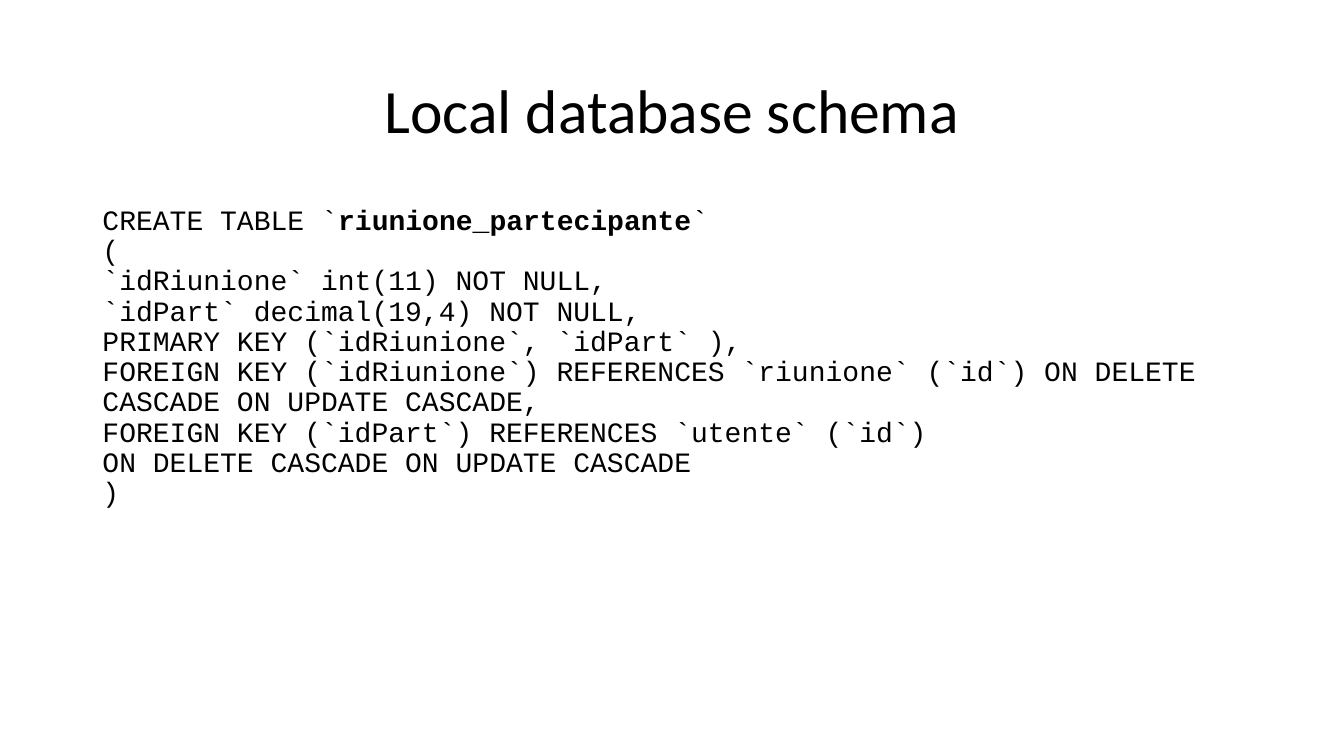
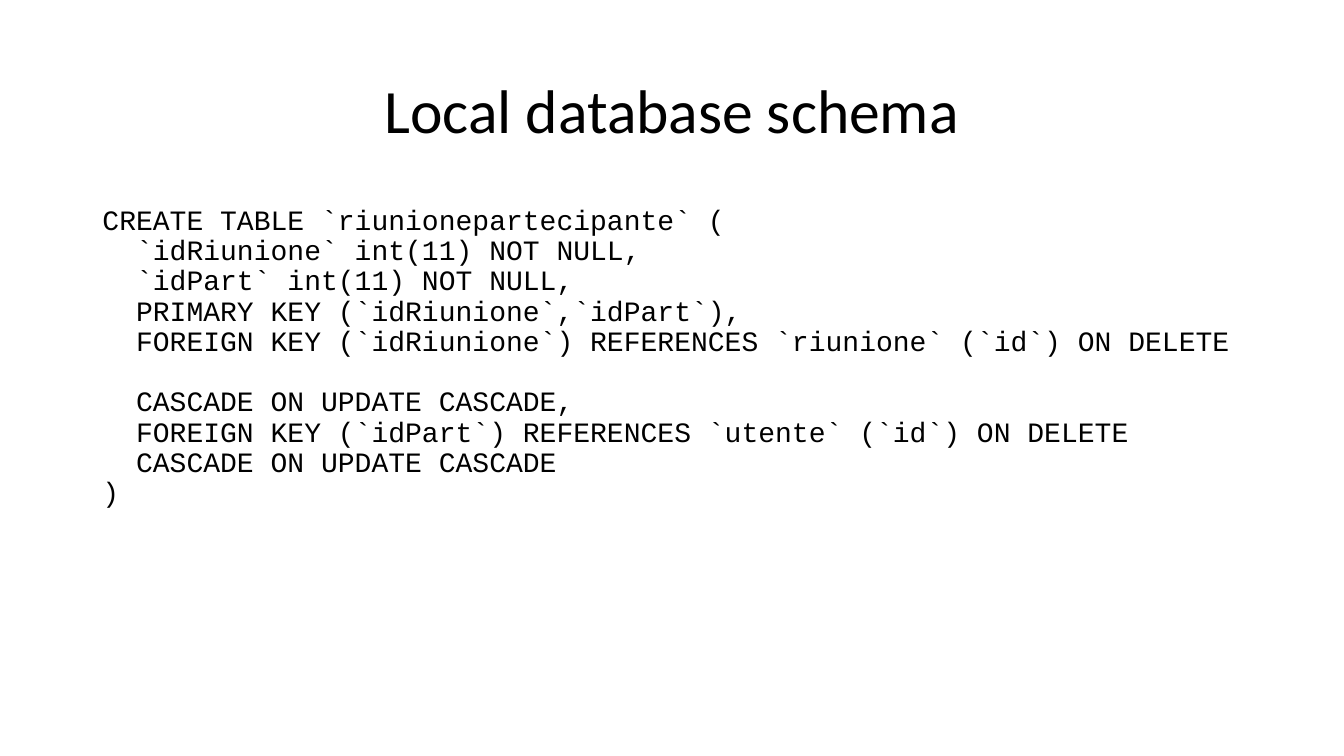
Before and after one commit to lotta98/Progetto5, a slide deck: slide 6 of ProgettoTIW.pptx. Drawn at 1344x756 pixels with LibreOffice and Linux fonts; fonts in the diff are those of the drawing. Boxes give left, top, right and bottom in pixels: in the first picture for what was removed or moved away, otherwise in the second. Text is boxed around its words. In the diff, an @@ line names an element or a change of style, - is before the commit and + after.

```diff
--- a/ProgettoTIW.pptx
+++ b/ProgettoTIW.pptx
@@ text at (x1=102, y1=210, x2=691, y2=236): text changed; bold off @@
-CREATE TABLE `riunione_partecipante`
-(
+CREATE TABLE `riunionepartecipante` (
@@ text at (x1=136, y1=271, x2=1229, y2=473): text changed @@
-`idPart` decimal(19,4) NOT NULL,
-PRIMARY KEY (`idRiunione`, `idPart` ),
-FOREIGN KEY (`idRiunione`) REFERENCES `riunione` (`id`) ON DELETE CASCADE ON UPDATE CASCADE,
-FOREIGN KEY (`idPart`) REFERENCES `utente` (`id`)
-ON DELETE CASCADE ON UPDATE CASCADE
+`idPart` int(11) NOT NULL,
+PRIMARY KEY (`idRiunione`,`idPart`),
+FOREIGN KEY (`idRiunione`) REFERENCES `riunione` (`id`) ON DELETE
+CASCADE ON UPDATE CASCADE,
+FOREIGN KEY (`idPart`) REFERENCES `utente` (`id`) ON DELETE
+CASCADE ON UPDATE CASCADE
```
Also in this commit, not shown: 4 other slides changed.
